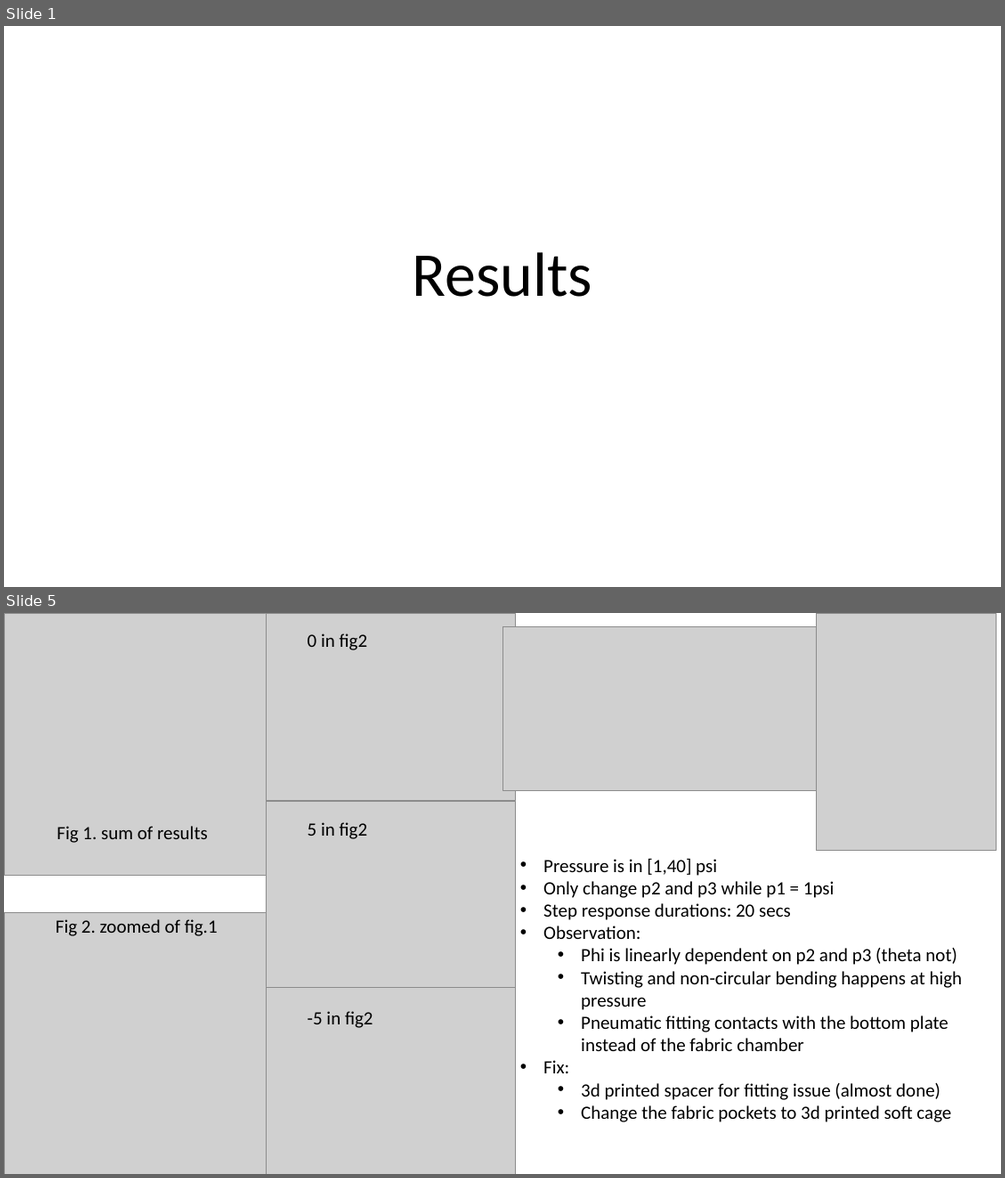
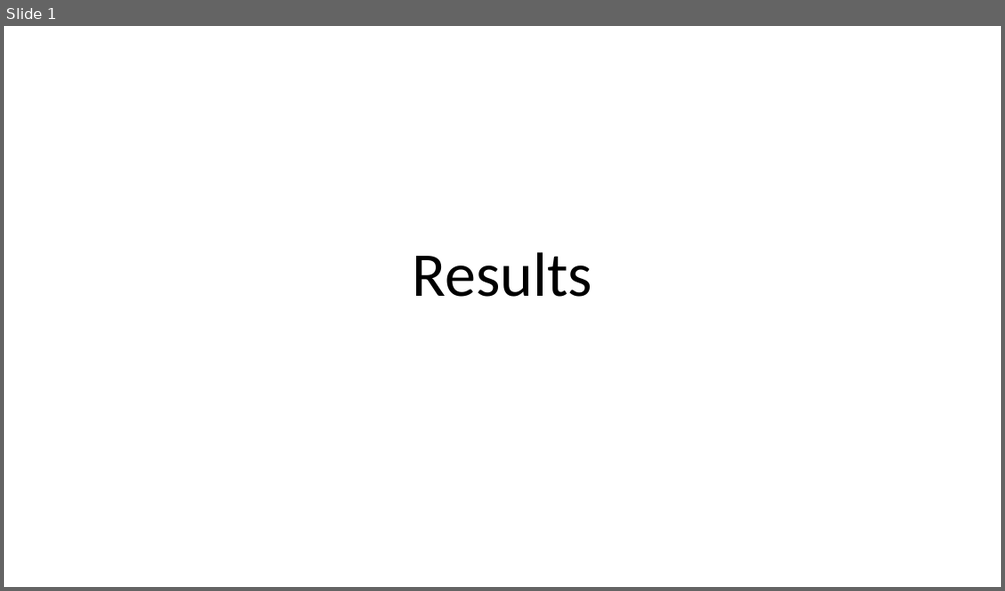
Before and after one commit to zhiqiao0256/iros2022, a slide deck: results.pptx. Shown one above the other, each under a label of ours: slides 1 and 5 before the commit, slide 1 after it; the slides between them are not shown. The pictures are 1005x1178 and 1005x591 pixels, drawn with LibreOffice and Linux fonts; fonts in the diff are those of the drawing; grey boxes stand for pictures. Boxes give left, top, right and bottom in pixels: in the first picture for what was removed or moved away, otherwise in the second. Text is boxed around its words. In the diff, an @@ line names an element or a change of style, - is before the commit and + after.

```diff
--- a/results.pptx
+++ b/results.pptx
@@ slide 5 removed at [4,613,1001,1174], background #FFFFFF @@
@@ picture removed at [4,613,266,875] @@
@@ picture removed at [266,613,515,800] @@
@@ text removed at [307,633,368,650] @@
-0 in fig2
@@ picture removed at [502,627,816,791] @@
@@ picture removed at [816,613,996,850] @@
@@ text removed at [57,826,208,843] @@
-Fig 1. sum of results
@@ picture removed at [266,802,515,989] @@
@@ text removed at [307,822,368,839] @@
-5 in fig2
@@ text removed at [543,858,963,1122] @@
-• Pressure is in [1,40] psi
-• Only change p2 and p3 while p1 = 1psi
-• Step response durations: 20 secs
-• Observation:
-  • Phi is linearly dependent on p2 and p3 (theta not)
-  • Twisting and non-circular bending happens at high pressure
-  • Pneumatic fitting contacts with the bottom plate instead of the fabric chamber
-• Fix:
-  • 3d printed spacer for fitting issue (almost done)
-  • Change the fabric pockets to 3d printed soft cage
@@ picture removed at [4,912,266,1174] @@
@@ text removed at [56,919,218,936] @@
-Fig 2. zoomed of fig.1
@@ picture removed at [266,987,515,1174] @@
@@ text removed at [307,1011,373,1028] @@
--5 in fig2
```
Also in this commit, not shown: 3 other slides removed, 11 other files.
